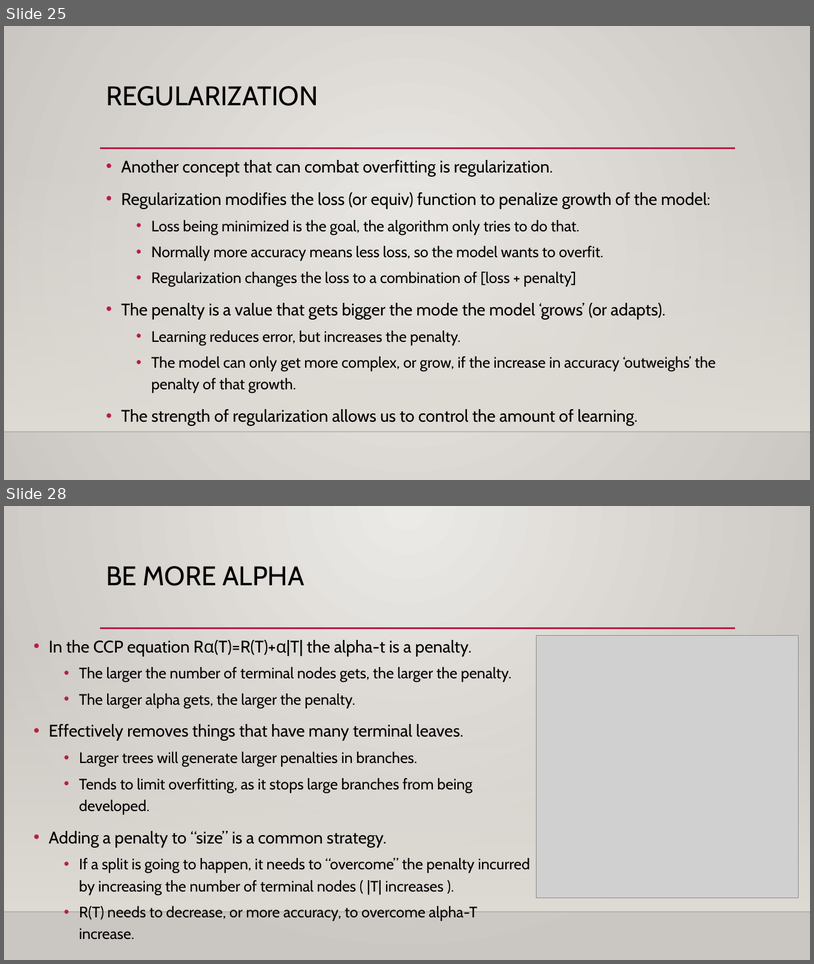
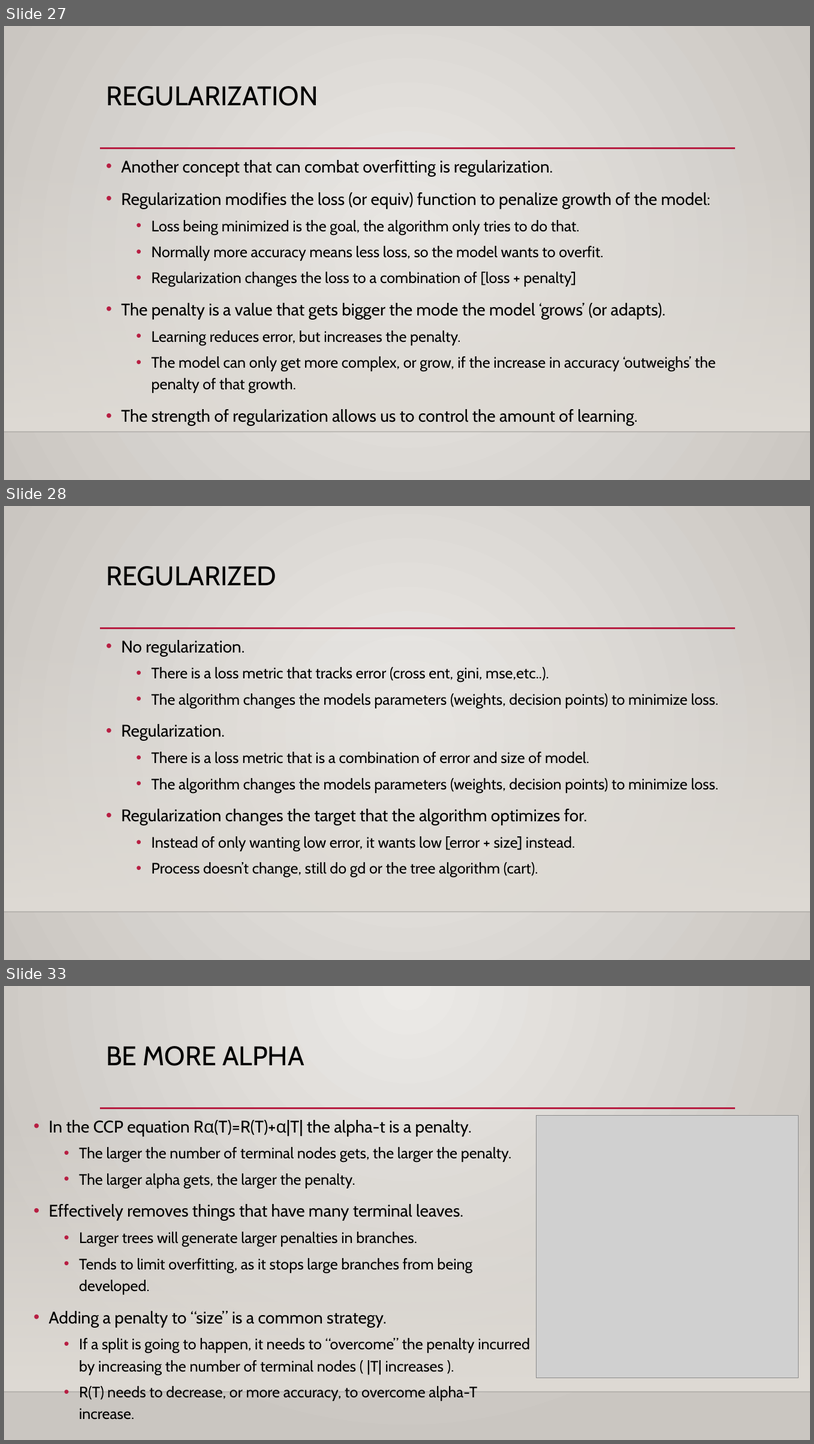
Before and after one commit to AkeemSemperDataScience/Intro_to_Machine_Learning_Students, a slide deck: reference_content/Slides/002_Trees_EDA.pptx. Shown one above the other, each under a label of ours: slides 25 and 28 before the commit, slides 27, 28 and 33 after it; the slides between them are not shown. The pictures are 814x964 and 814x1444 pixels, drawn with LibreOffice and Linux fonts; fonts in the diff are those of the drawing; grey boxes stand for pictures; background and template pictures are left out. Boxes give left, top, right and bottom in pixels: in the first picture for what was removed or moved away, otherwise in the second. Text is boxed around its words. In the diff, an @@ line names an element or a change of style, - is before the commit and + after.

```diff
--- a/reference_content/Slides/002_Trees_EDA.pptx
+++ b/reference_content/Slides/002_Trees_EDA.pptx
@@ slide 28 added at bbox=[4, 506, 810, 960], background gradient #ECEAE7 to #CAC7C1; not listed: 3 template elements that a slide beside it also shows @@
@@ title added at bbox=[106, 566, 276, 586], 32 pt, text #000000 @@
+REGULARIZED
@@ text added at bbox=[121, 640, 719, 877], 18 pt, text #000000 @@
+• No regularization.
+  • There is a loss metric that tracks error (cross ent, gini, mse,etc..).
+  • The algorithm changes the models parameters (weights, decision points) to minimize loss.
+• Regularization.
+  • There is a loss metric that is a combination of error and size of model.
+  • The algorithm changes the models parameters (weights, decision points) to minimize loss.
+• Regularization changes the target that the algorithm optimizes for.
+  • Instead of only wanting low error, it wants low [error + size] instead.
+  • Process doesn’t change, still do gd or the tree algorithm (cart).
@@ what was slide 25 is now slide 27 @@
@@ what was slide 28 is now slide 33 @@
```
Also in this commit, not shown: 3 slides changed, 6 other slides added, 1 slide removed, 4 other files.
